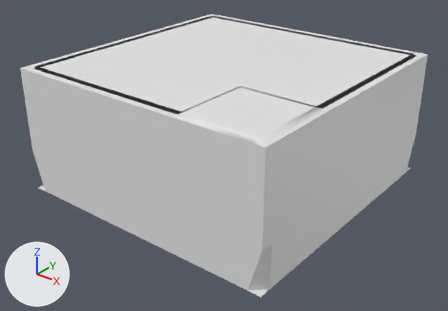
One commit to the FBX model bachelor/Assets/Prefabs/Models/Scene_Room.fbx: the scene before it, then after it.
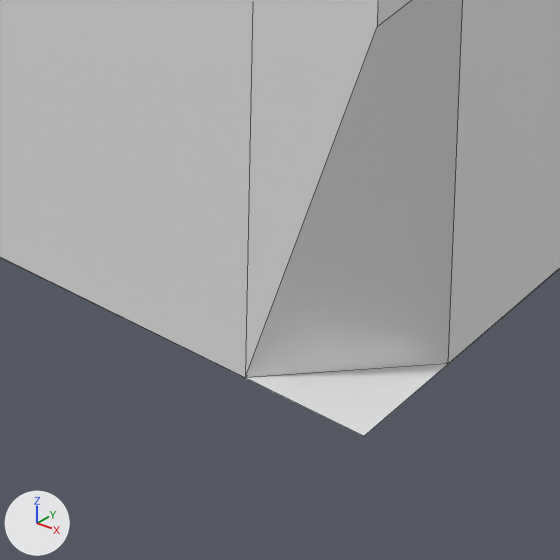
The first picture shows the older version from a 50 mm lens placed at (14.05, -17.97, 12.06), pointed at (0.17, -0.61, 1.3). The close-ups show both versions on the part from 49% to 63% of the width and 80% to 100% of the height of that picture; other places that the commit changed are outside them. The axes (+X, +Y, +Z) are drawn at lower left. The lights are the same throughout. The close-ups show mesh edges as thin lines.

The first close-up shows 'Bathroom Floor', 'Room Wall'.
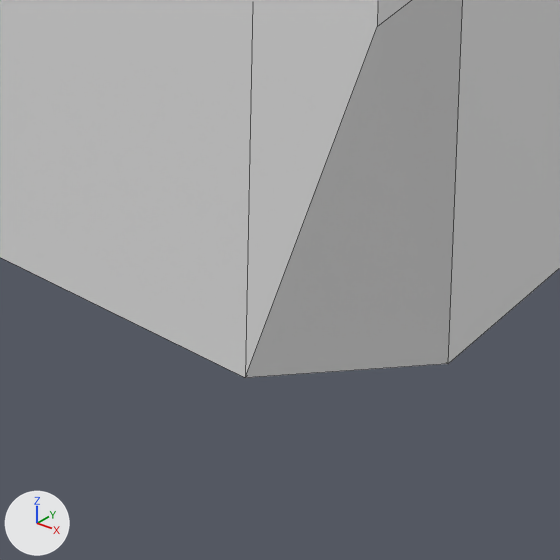
Changed parts and their boxes (x1, y1, x2, y2) in the close-ups (560 x 560 px):
'Bathroom Floor', deleted
    before: (247, 364, 448, 436)

What changed in the scene script:
```text
Remove ob_bathroom_floor:
    ob_bathroom_floor = bpy.data.objects.new('Bathroom Floor', me_plane_002)
    ob_bathroom_floor.location = (0.0, 0.0, 0.0)
```
